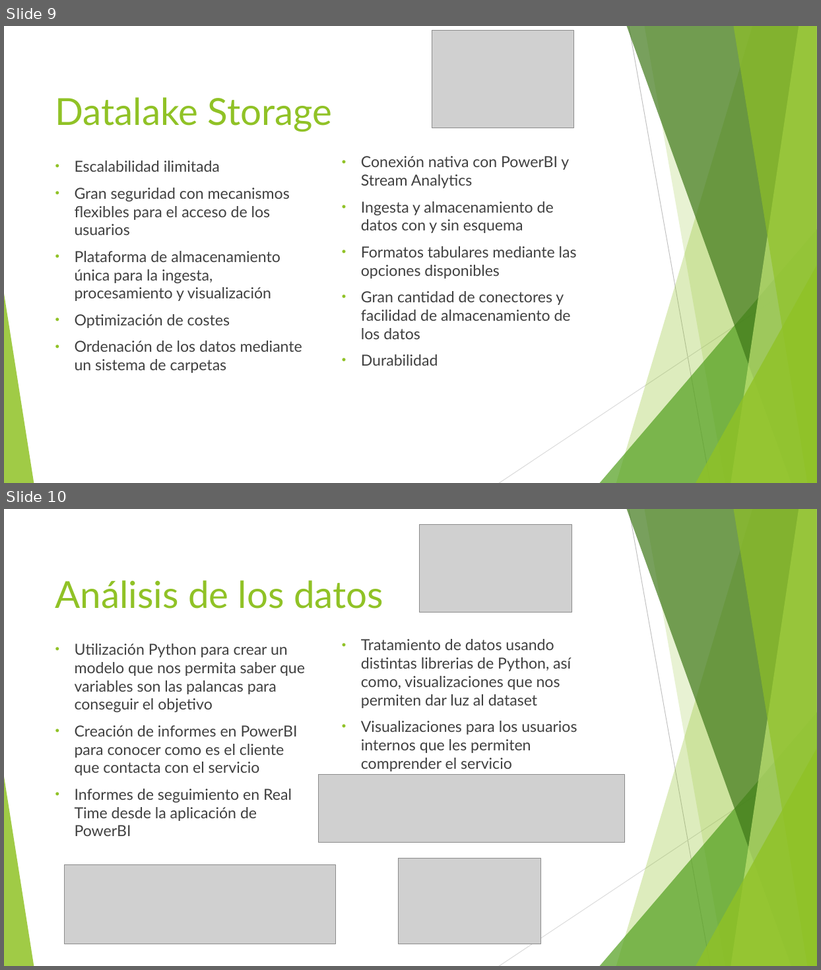
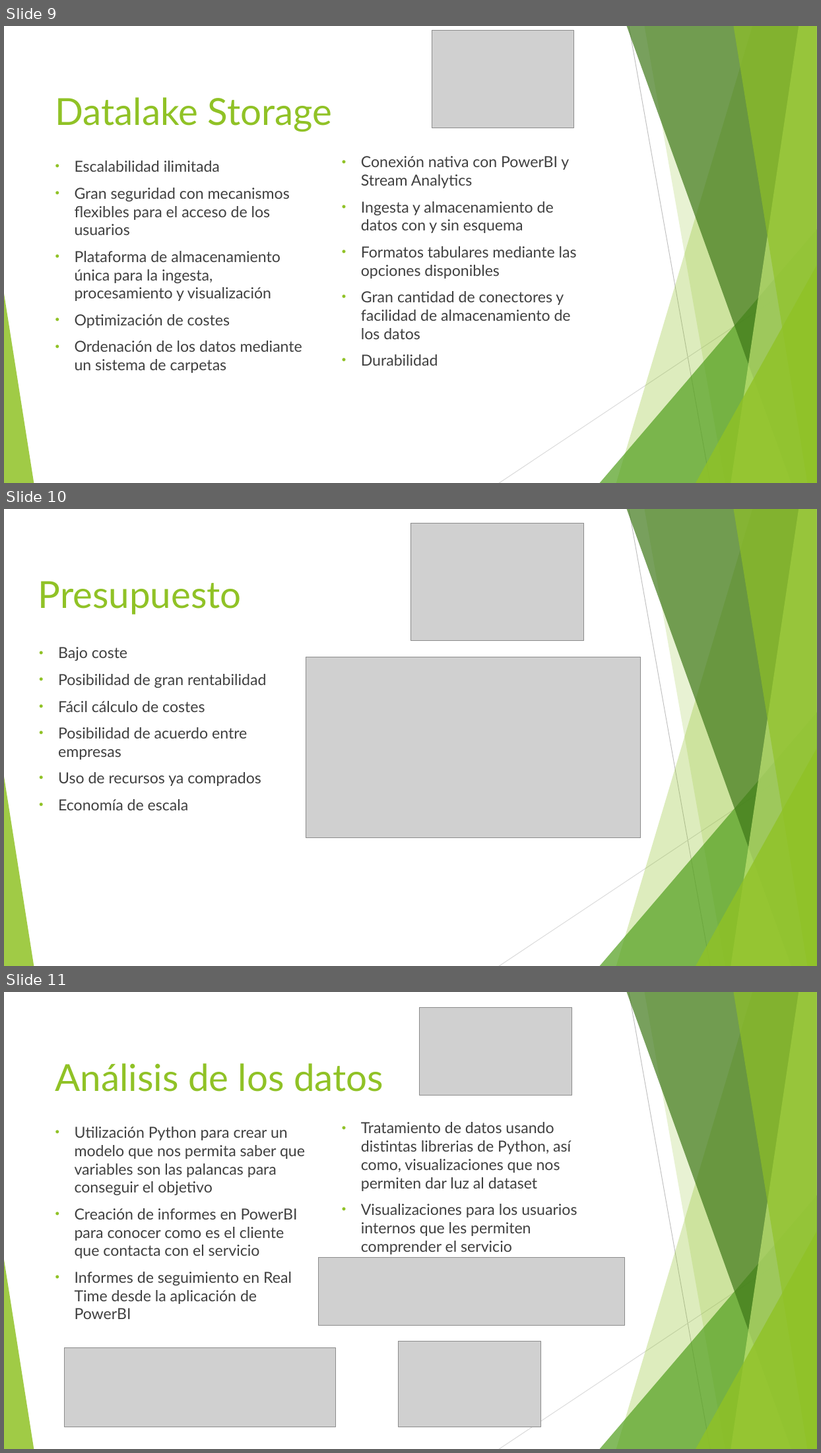
Before and after one commit to hplaza1992/TFM, a slide deck: Presentacion_TFM.pptx. Shown one above the other, each under a label of ours: slides 9 and 10 before the commit, slides 9, 10 and 11 after it. The pictures are 821x970 and 821x1453 pixels, drawn with LibreOffice and Linux fonts; fonts in the diff are those of the drawing; grey boxes stand for pictures. Boxes give left, top, right and bottom in pixels: in the first picture for what was removed or moved away, otherwise in the second. Text is boxed around its words. In the diff, an @@ line names an element or a change of style, - is before the commit and + after.

```diff
--- a/Presentacion_TFM.pptx
+++ b/Presentacion_TFM.pptx
@@ slide 10 added at box(4, 509, 817, 966), background #FFFFFF; not listed: 10 template elements that a slide beside it also shows @@
@@ picture added at box(411, 523, 584, 641) @@
@@ title added at box(38, 581, 242, 615), 44 pt, text #90C226 @@
+Presupuesto
@@ text added at box(58, 647, 266, 811), 18 pt, text #404040 @@
+• Bajo coste
+• Posibilidad de gran rentabilidad
+• Fácil cálculo de costes
+• Posibilidad de acuerdo entre empresas
+• Uso de recursos ya comprados
+• Economía de escala
@@ picture added at box(306, 657, 640, 838) @@
@@ what was slide 10 is now slide 11 @@
```
Also in this commit, not shown: 2 other slides added.
